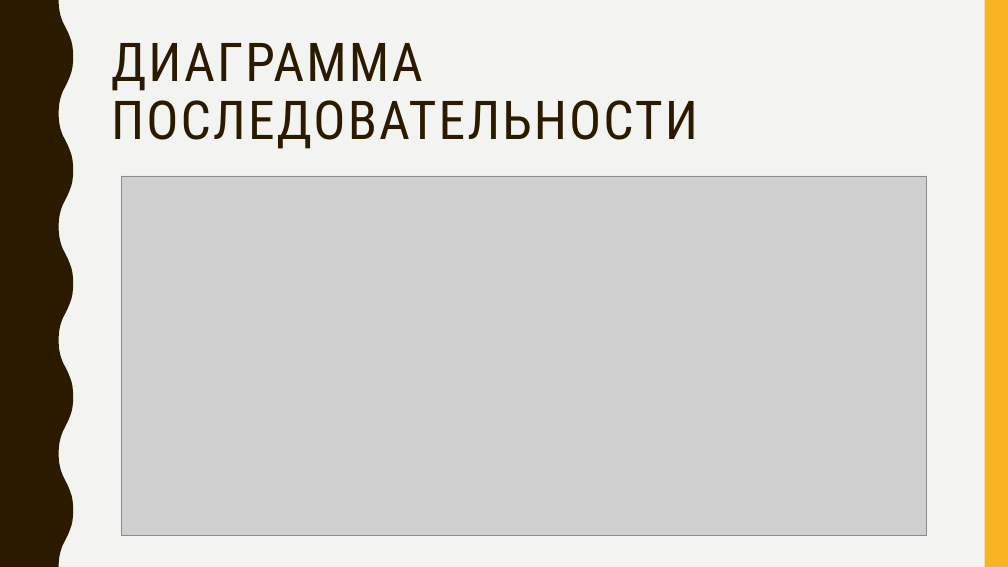
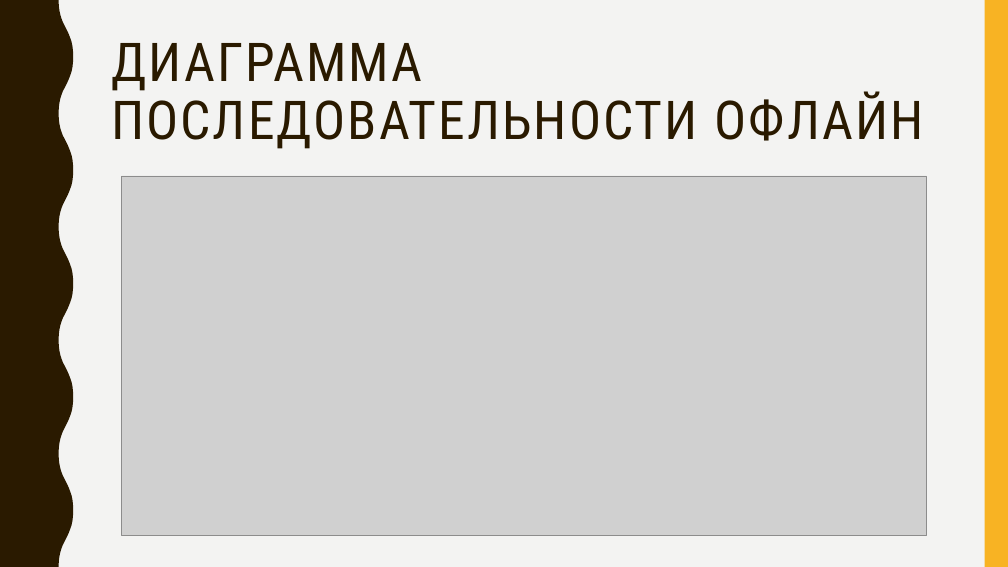
Before and after one commit to Bikmacs/UMLProject-5, a slide deck: slide 5 of UML-ДИАГРАММЫ.pptx. Drawn at 1008x567 pixels with LibreOffice and Linux fonts; fonts in the diff are those of the drawing; grey boxes stand for pictures. Boxes give left, top, right and bottom in pixels: in the first picture for what was removed or moved away, otherwise in the second. Text is boxed around its words. In the diff, an @@ line names an element or a change of style, - is before the commit and + after.

```diff
--- a/UML-ДИАГРАММЫ.pptx
+++ b/UML-ДИАГРАММЫ.pptx
@@ title at box(111, 43, 923, 149): text changed @@
-ДИАГРАММА ПОСЛЕДОВАТЕЛЬНОСТИ
+ДИАГРАММА ПОСЛЕДОВАТЕЛЬНОСТИ ОФЛАЙН
```
Also in this commit, not shown: 1 other file.
